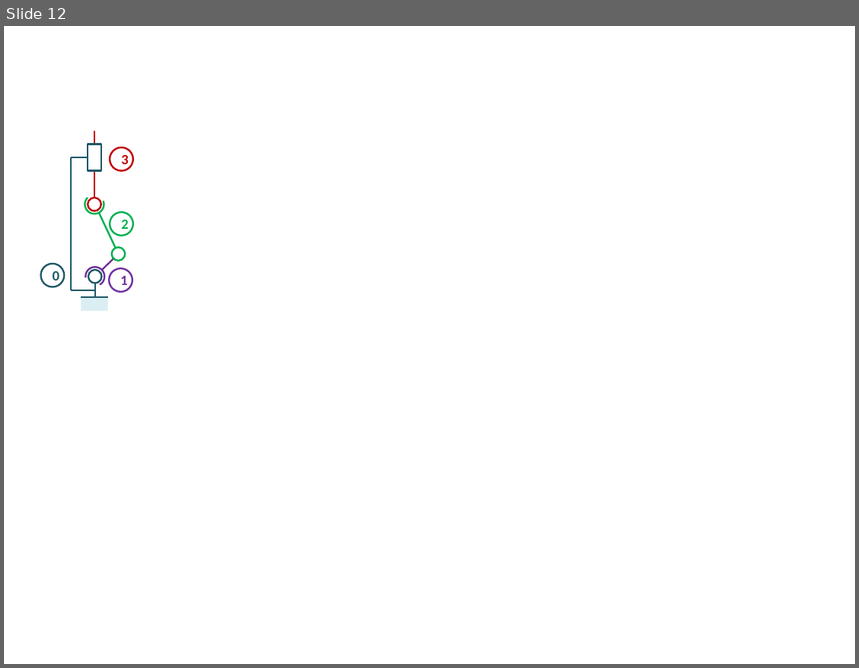
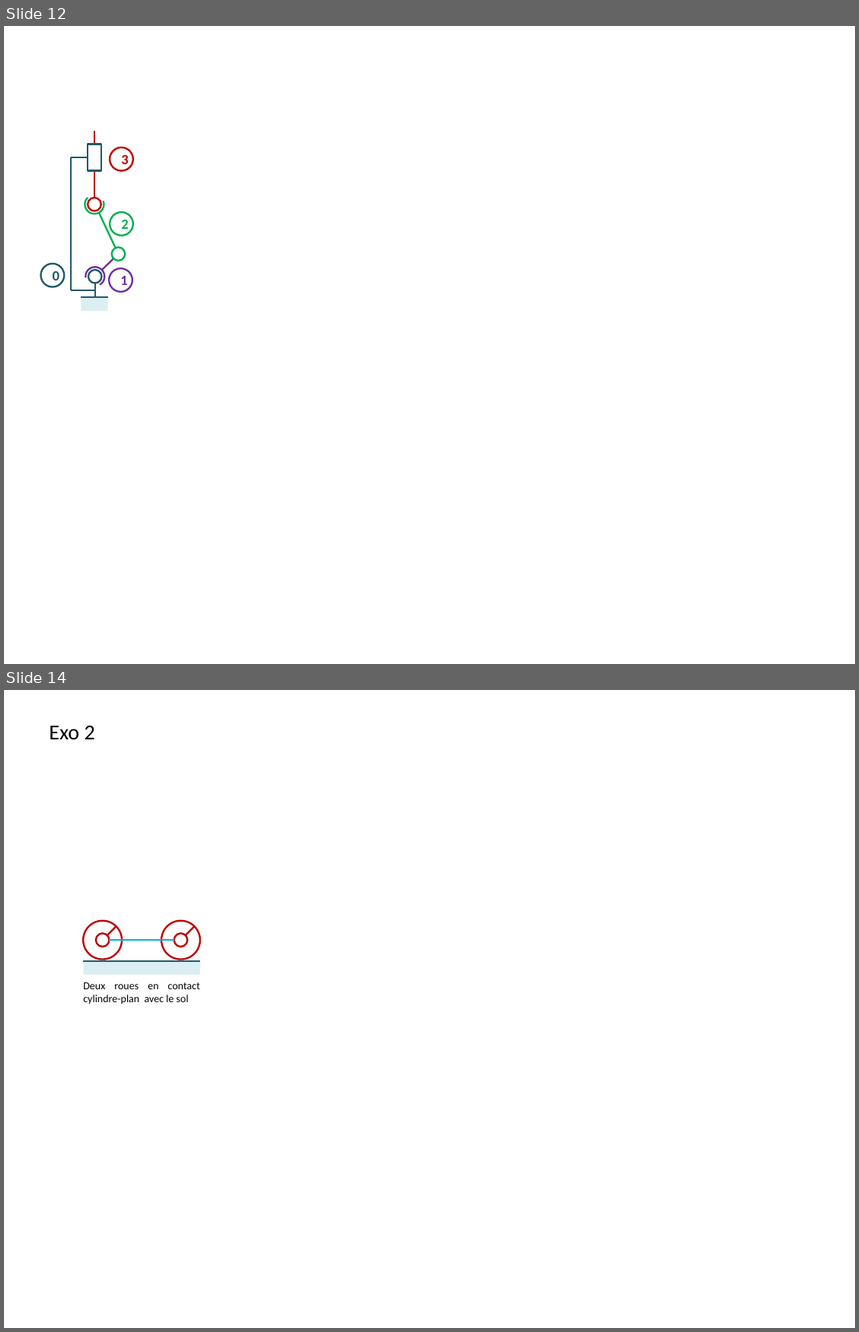
Before and after one commit to xpessoles/QCM_AMC_Questions, a slide deck: Banque_SI/03_hyperstatisme/images/QCM.pptx. Shown one above the other, each under a label of ours: slide 12 before the commit, slides 12 and 14 after it; the slides between them are not shown. The pictures are 859x668 and 859x1332 pixels, drawn with LibreOffice and Linux fonts; fonts in the diff are those of the drawing; grey boxes stand for pictures. Boxes give left, top, right and bottom in pixels: in the first picture for what was removed or moved away, otherwise in the second. Text is boxed around its words. In the diff, an @@ line names an element or a change of style, - is before the commit and + after.

```diff
--- a/Banque_SI/03_hyperstatisme/images/QCM.pptx
+++ b/Banque_SI/03_hyperstatisme/images/QCM.pptx
@@ slide 14 added at <box>4,690,855,1328</box>, background #FFFFFF @@
@@ text added at <box>49,726,95,740</box>, 18 pt, text #000000 @@
+Exo 2
@@ ellipse added at <box>83,921,122,959</box>, fill #FFFFFF, outline #C00000 1.5 pt @@
@@ ellipse added at <box>96,933,110,947</box>, fill #FFFFFF, outline #C00000 1.5 pt @@
@@ line added from (116, 926) to (107, 935), #C00000 1.5 pt @@
@@ line added from (174, 940) to (110, 940), #00B0F0 1.5 pt @@
@@ ellipse added at <box>161,921,200,959</box>, fill #FFFFFF, outline #C00000 1.5 pt @@
@@ ellipse added at <box>174,933,188,947</box>, fill #FFFFFF, outline #C00000 1.5 pt @@
@@ line added from (195, 926) to (186, 935), #C00000 1.5 pt @@
@@ line added from (200, 961) to (83, 961), #215968 1.5 pt @@
@@ rectangle added at <box>84,961,200,975</box>, fill #DBEEF4 @@
@@ text added at <box>83,983,200,1005</box>, 9 pt, text #000000 @@
+Deux roues en contact cylindre-plan avec le sol
```
Also in this commit, not shown: 10 other slides added, 12 other files.
